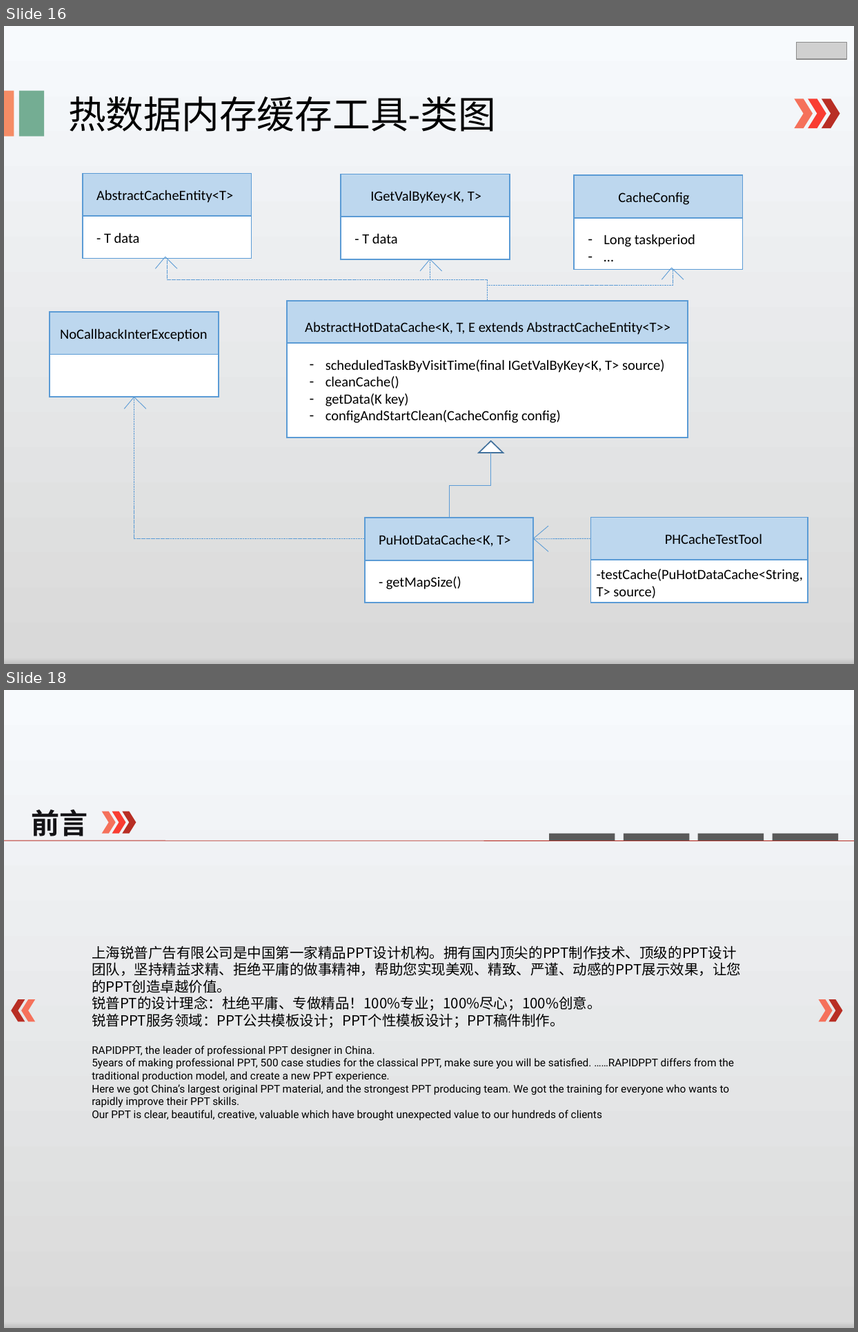
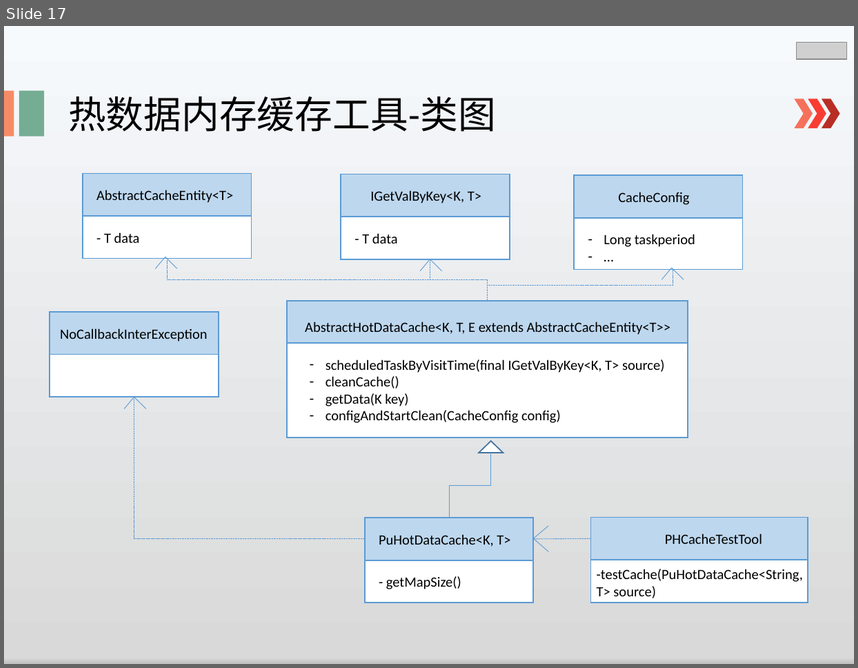
Before and after one commit to lspgithublxh/document, a slide deck: 业务文档跟踪/述职/shuzhi.pptx. Shown one above the other, each under a label of ours: slides 16 and 18 before the commit, slide 17 after it; the slides between them are not shown. The pictures are 858x1332 and 858x668 pixels, drawn with LibreOffice and Linux fonts; fonts in the diff are those of the drawing; grey boxes stand for pictures. Boxes give left, top, right and bottom in pixels: in the first picture for what was removed or moved away, otherwise in the second. Text is boxed around its words. In the diff, an @@ line names an element or a change of style, - is before the commit and + after.

```diff
--- a/业务文档跟踪/述职/shuzhi.pptx
+++ b/业务文档跟踪/述职/shuzhi.pptx
@@ slide 18 removed at [4,690,854,1328], background gradient #F7FAFD to #D9D9D9 to #BFBFBF to #F2F2F2 to #CEE1F2 @@
@@ text removed at [32,809,88,840] @@
-前言
@@ chevron removed at [102,811,115,834] @@
@@ chevron removed at [112,811,125,834] @@
@@ chevron removed at [122,811,136,834] @@
@@ rectangle removed at [549,834,615,840] @@
@@ rectangle removed at [624,834,690,840] @@
@@ rectangle removed at [697,834,764,840] @@
@@ rectangle removed at [773,834,839,840] @@
@@ line removed from (4, 840) to (854, 840) @@
@@ text removed at [92,945,741,1027] @@
-上海锐普广告有限公司是中国第一家精品PPT设计机构。拥有国内顶尖的PPT制作技术、顶级的PPT设计团队，坚持精益求精、拒绝平庸的做事精神，帮助您实现美观、精致、严谨、动感的PPT展示效果，让您的PPT创造卓越价值。
-锐普PT的设计理念：杜绝平庸、专做精品！100%专业；100%尽心；100%创意。
-锐普PPT服务领域：PPT公共模板设计；PPT个性模板设计；PPT稿件制作。
@@ chevron removed at [11,999,25,1021] @@
@@ chevron removed at [21,999,34,1021] @@
@@ chevron removed at [818,999,832,1021] @@
@@ chevron removed at [829,999,842,1021] @@
@@ text removed at [92,1045,734,1121] @@
-RAPIDPPT, the leader of professional PPT designer in China.
-5years of making professional PPT, 500 case studies for the classical PPT, make sure you will be satisfied. ……RAPIDPPT differs from the traditional production model, and create a new PPT experience.
-Here we got China’s largest original PPT material, and the strongest PPT producing team. We got the training for everyone who wants to rapidly improve their PPT skills.
-Our PPT is clear, beautiful, creative, valuable which have brought unexpected value to our hundreds of clients
@@ what was slide 16 is now slide 17 @@
```
Also in this commit, not shown: 3 slides changed, 9 slides added, 1 other slide removed.
